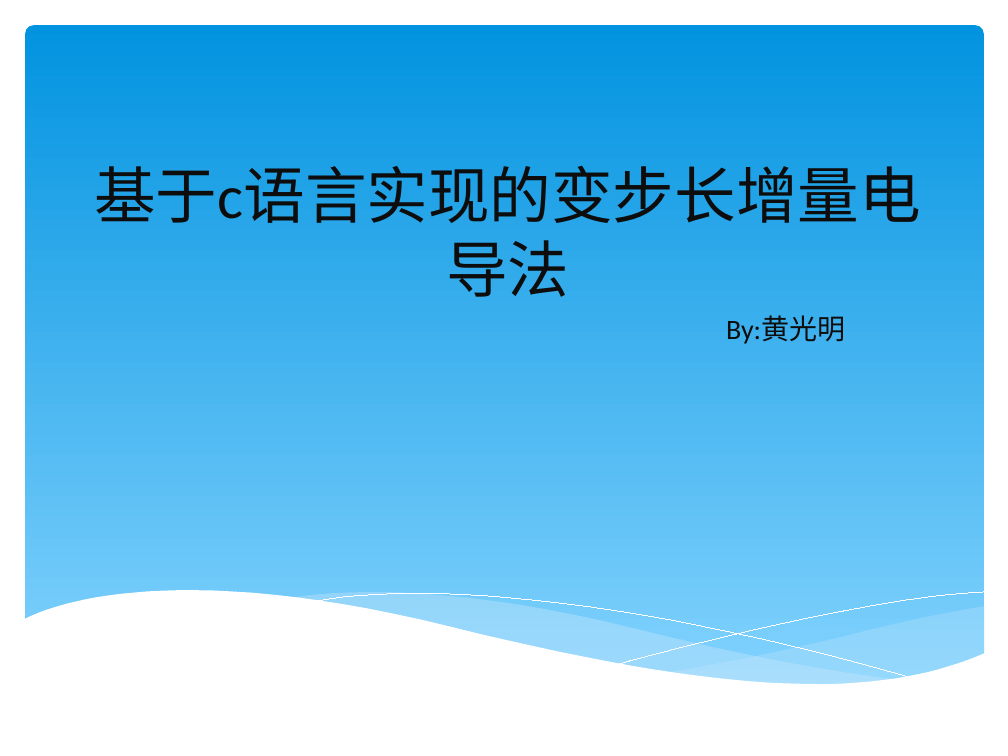
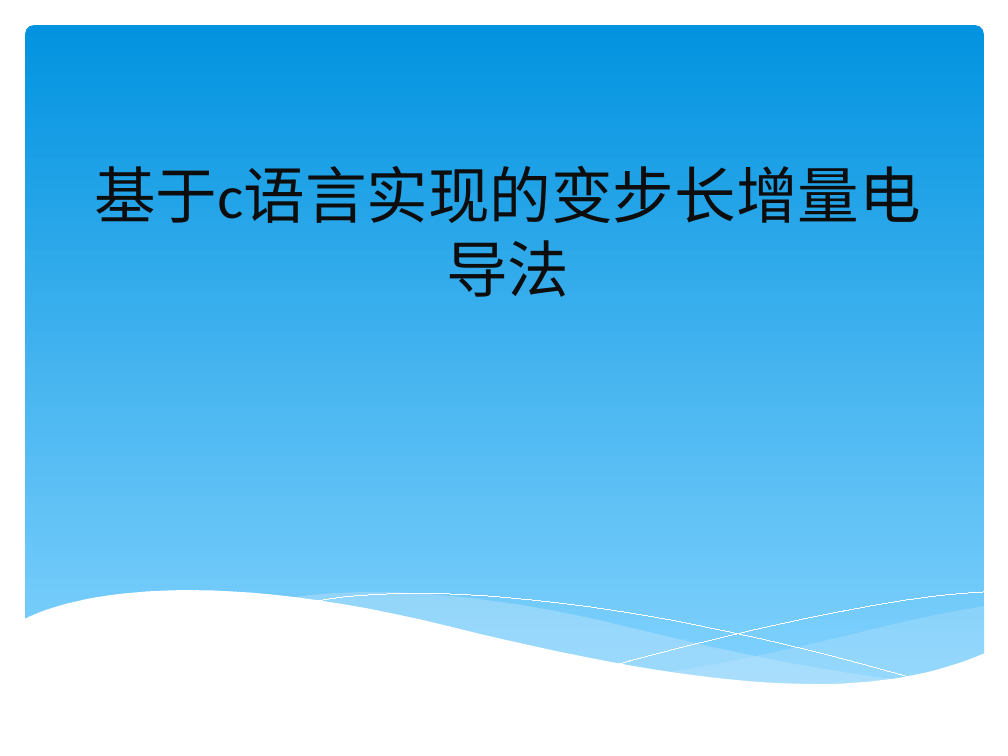
Before and after one commit to gcc-gm/mppt, a slide deck: slide 1 of 变步长增量电导法finall.pptx. Drawn at 1008x756 pixels with LibreOffice and Linux fonts; fonts in the diff are those of the drawing. Boxes give left, top, right and bottom in pixels: in the first picture for what was removed or moved away, otherwise in the second. Text is boxed around its words. In the diff, an @@ line names an element or a change of style, - is before the commit and + after.

Commit message:
mppt

```diff
--- a/变步长增量电导法finall.pptx
+++ b/变步长增量电导法finall.pptx
@@ subtitle removed at (726, 316, 845, 344) @@
-By:黄光明
```
